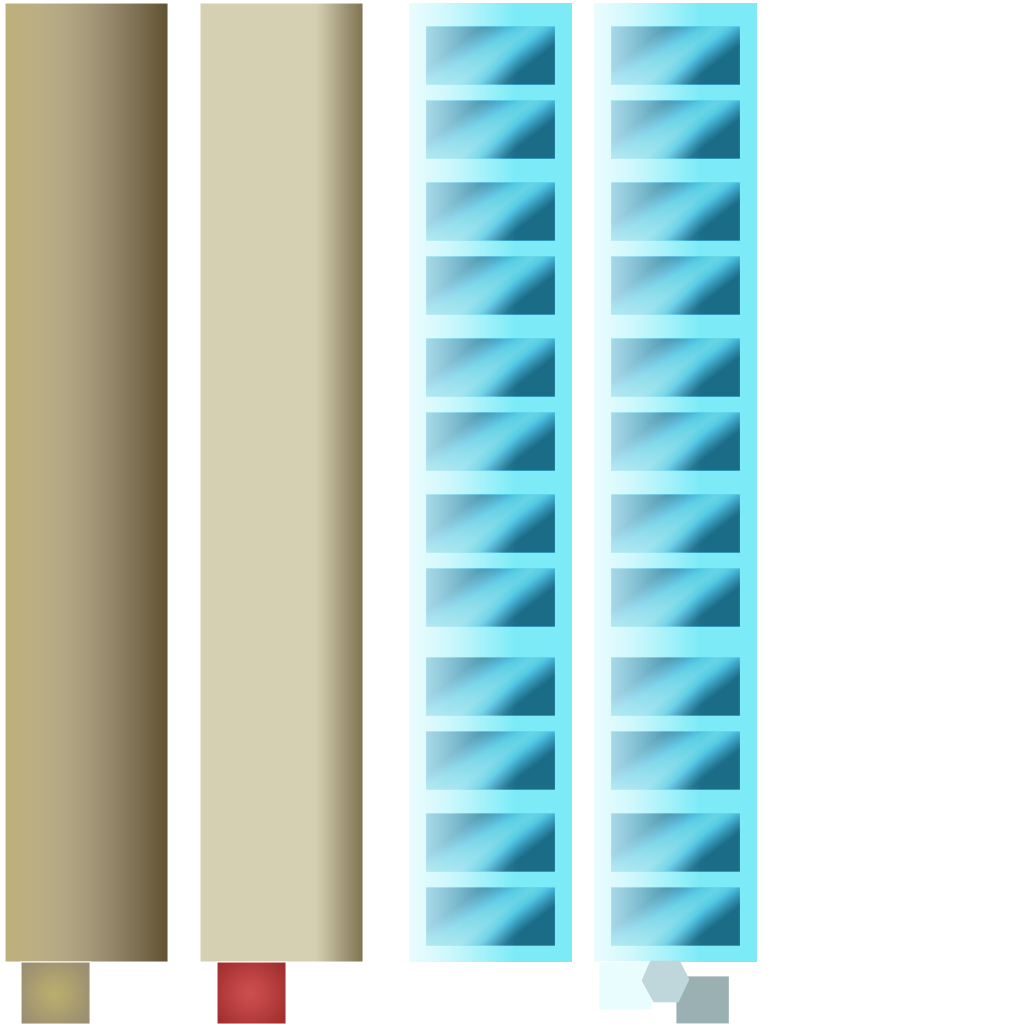
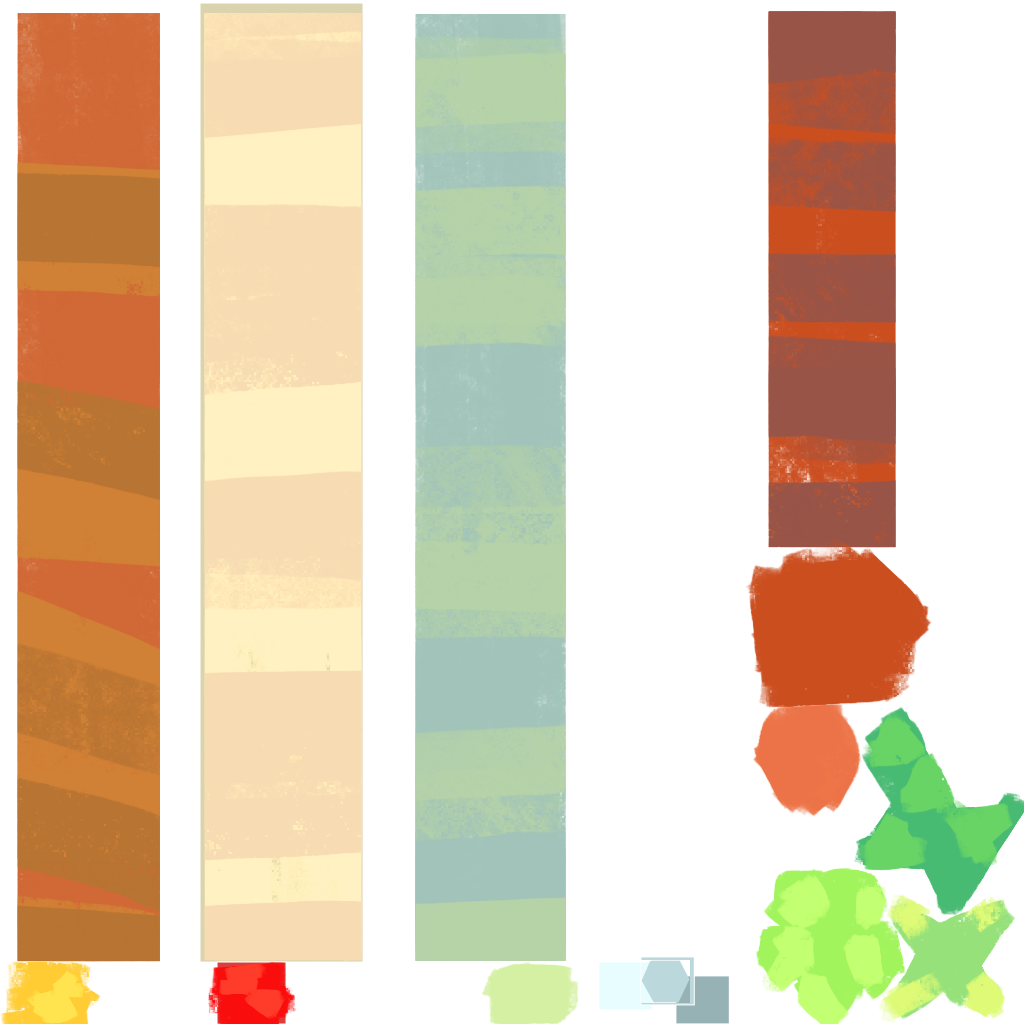
Revision of a layered w=1024, h=1024 image; what changed, layer by layer:
renamed "Rectangle 3 copy 4" to "BuildingsUV", hid it, moved it out of group "Group 2 copy", painted on it over [14,10,1014,1023]
painted on "Rectangle 2 copy 3" over [640,956,695,1006]
hid "Rectangle 1 copy 2" (1st of 2, in "Group 2 copy 2") over [594,3,757,962]
hid "Rectangle 3 copy 4" (1st of 2, in "Group 2 copy 2"), painted on it over [611,26,740,946]
hid "Rectangle 1 copy" (1st of 3, in "Group 2 copy 2") over [594,3,757,962]
added layer "From selection" above "Layer 24" over [745,11,1024,1024]
added layer "Layer 24" above "Group 2 copy" over [415,14,1024,1024]
renamed "Rectangle 1 copy" to "Rectangle 2 copy", hid it, moved it above "Rectangle 1 copy 2", painted on it over [409,3,572,1024]
hid "Rectangle 1 copy 2" (2nd of 2, in "Group 2 copy") over [409,3,572,962]
renamed "Rectangle 1 copy" to "Layer 23", moved it out of group "Group 2", painted on it over [200,3,363,1024]
added layer "Rectangle 1 copy" (3rd of 3, in "Group 2") in group "Group 2" over [200,3,363,963]
added layer "Layer 22" (2nd of 2) above "Group 1" over [0,13,160,1024]
hid group "Group 1" (2 layers) over [4,3,168,1024]
